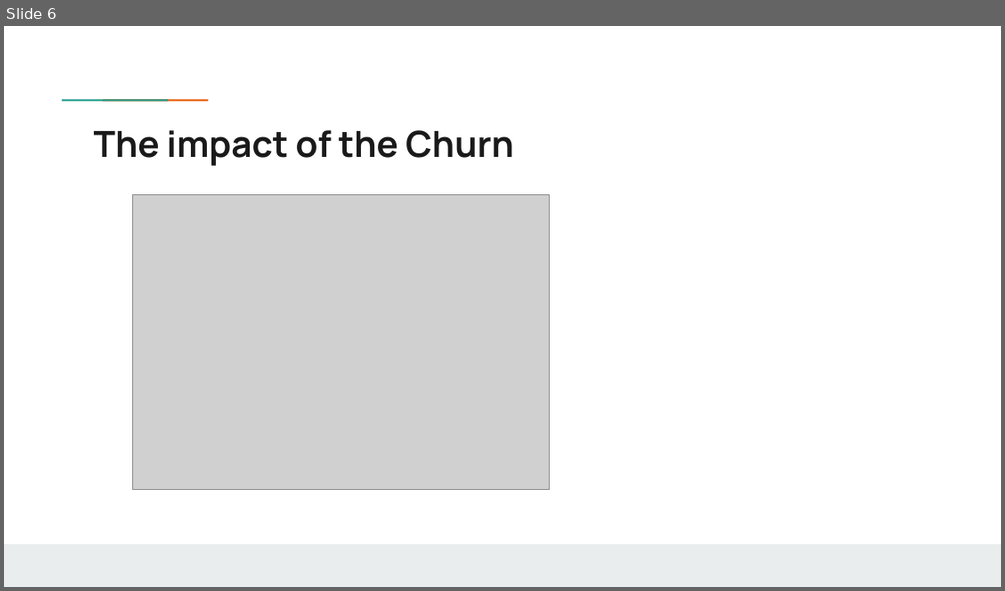
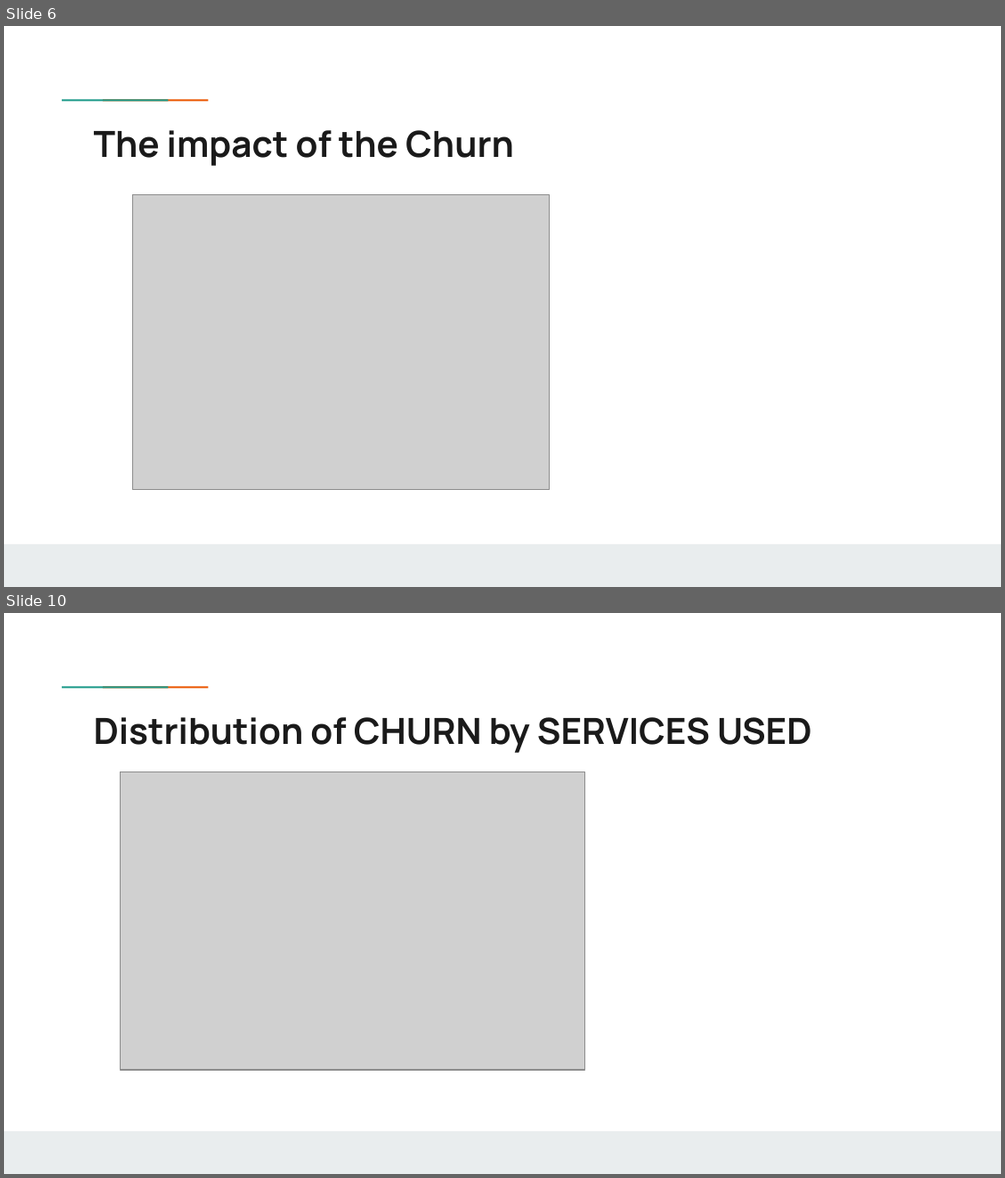
Before and after one commit to weinerkervens/churn_analysis, a slide deck: presentation.pptx. Shown one above the other, each under a label of ours: slide 6 before the commit, slides 6 and 10 after it; the slides between them are not shown. The pictures are 1005x591 and 1005x1178 pixels, drawn with LibreOffice and Linux fonts; fonts in the diff are those of the drawing; grey boxes stand for pictures; background and template pictures are left out. Boxes give left, top, right and bottom in pixels: in the first picture for what was removed or moved away, otherwise in the second. Text is boxed around its words. In the diff, an @@ line names an element or a change of style, - is before the commit and + after.

```diff
--- a/presentation.pptx
+++ b/presentation.pptx
@@ slide 10 added at [4, 613, 1001, 1174], background #FFFFFF; not listed: 3 template elements that a slide beside it also shows @@
@@ title added at [94, 717, 812, 753], 26 pt, text #1A1A1A, bold @@
+Distribution of CHURN by SERVICES USED
@@ picture added at [120, 771, 584, 1070] @@
```
Also in this commit, not shown: 1 slide changed, 8 other slides added.
